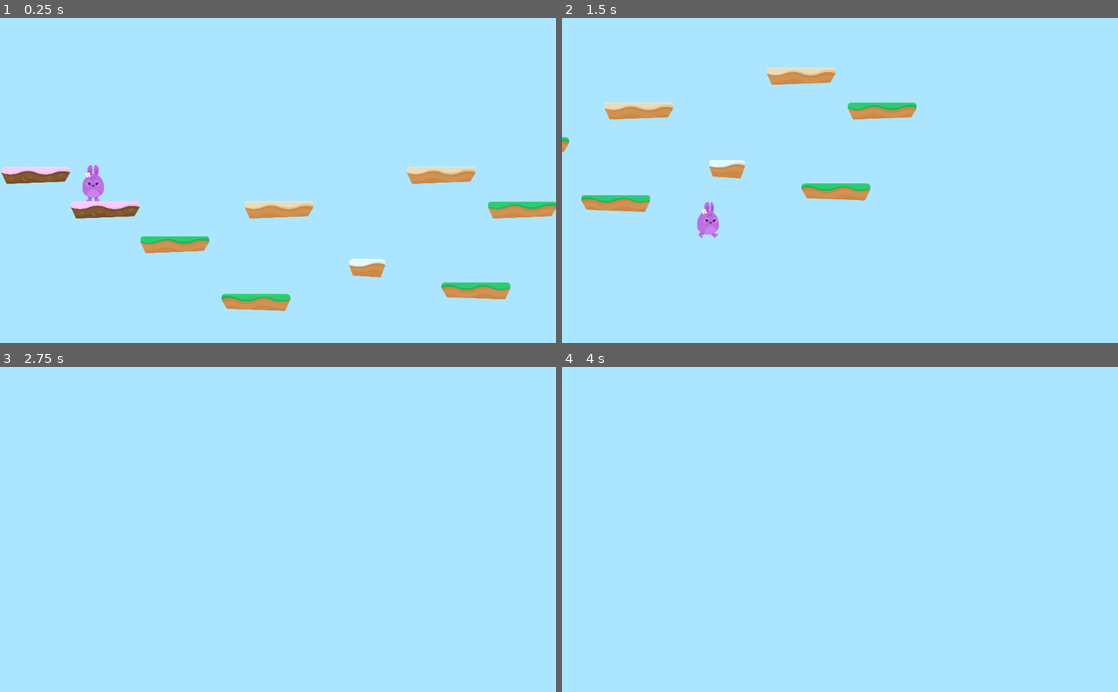
Above: before the commit, frames 1-4 (two rows, left to right).
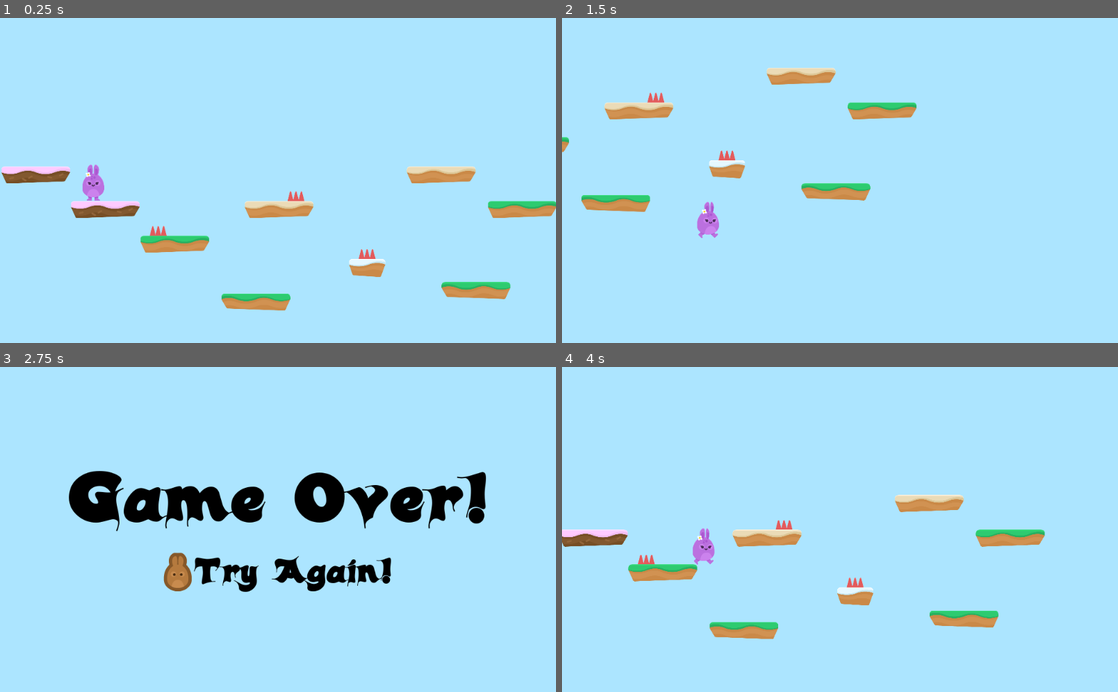
Above: after the commit, the same moments.

Repository: kiaplayer/HoppyDays
Game: Godot game, scene res://Scenes/Levels/Level1.tscn
Two runs of this game, one before a commit and one after it. Both use one fixed random seed, a clock stepped at 60 frames per second and the inputs below.
Inputs (mouse positions are in pixels of both pictures, inside the frame that each line leads up to):
- Up to frame 1 (0.25 s): no input
- Up to frame 2 (1.5 s): hold D (right) from 0.53 s (still down); tap W (jump) at 0.77 s
- Up to frame 3 (2.75 s): tap W (jump) at 1.52 s; release D (right) at 2.03 s; hold A (left) from 2.03 s (still down)
- Up to frame 4 (4 s): release A (left) at 2.75 s; click (739, 575) at 2.77 s; hold D (right) from 3.53 s (still down); tap W (jump) at 3.77 s

The runs differ from the first frame. In frame 1, 0.9% of the frame differs, in the area x 0-100%, y 45-91%; in frame 2, 0.1%; in frame 3, 8.2%, in the area x 12-88%, y 31-70%; in frame 4, 4.9%.

Commit message:
Game over

Diff:
--- /dev/null
+++ b/Hazards/Hazards.gd
@@ -0,0 +1,6 @@
+extends Area2D
+
+
+
+func _on_SpikeTop_body_entered(body):
+	body.hurt()
--- /dev/null
+++ b/Hazards/SpikeTop.gd
@@ -0,0 +1 @@
+extends Area2D
--- /dev/null
+++ b/Hazards/SpikeTop.tscn
@@ -0,0 +1,17 @@
+[gd_scene load_steps=3 format=2]
+
+[ext_resource path="res://GFX/Environment/spikes_top.png" type="Texture" id=1]
+[ext_resource path="res://Hazards/Hazards.gd" type="Script" id=2]
+
+[node name="SpikeTop" type="Area2D"]
+modulate = Color( 1, 0.380392, 0.380392, 1 )
+collision_layer = 4
+script = ExtResource( 2 )
+
+[node name="Sprite" type="Sprite" parent="."]
+texture = ExtResource( 1 )
+
+[node name="CollisionPolygon2D" type="CollisionPolygon2D" parent="."]
+visible = false
+polygon = PoolVector2Array( -46.9334, 26.9438, -33.4844, -26.7806, 32.7591, -26.9952, 47.0665, 26.8723 )
+[connection signal="body_entered" from="." to="." method="_on_SpikeTop_body_entered"]
--- /dev/null
+++ b/Scenes/Levels/GameOver.gd
@@ -0,0 +1,4 @@
+extends Control
+
+func _on_RestartButton_pressed():
+	get_tree().change_scene("res://Scenes/Levels/Level1.tscn")
--- /dev/null
+++ b/Scenes/Levels/GameOver.tscn
@@ -0,0 +1,73 @@
+[gd_scene load_steps=7 format=2]
+
+[ext_resource path="res://GFX/Background/bg_layer1.png" type="Texture" id=1]
+[ext_resource path="res://Fonts/candles_.ttf" type="DynamicFontData" id=2]
+[ext_resource path="res://GFX/HUD/lifes.png" type="Texture" id=3]
+[ext_resource path="res://Scenes/Levels/GameOver.gd" type="Script" id=4]
+
+[sub_resource type="DynamicFont" id=1]
+size = 128
+use_filter = true
+font_data = ExtResource( 2 )
+
+[sub_resource type="DynamicFont" id=2]
+size = 64
+font_data = ExtResource( 2 )
+
+[node name="GameOver" type="Control"]
+anchor_right = 1.0
+anchor_bottom = 1.0
+script = ExtResource( 4 )
+__meta__ = {
+"_edit_use_anchors_": false
+}
+
+[node name="TextureRect" type="TextureRect" parent="."]
+anchor_right = 1.0
+anchor_bottom = 1.0
+texture = ExtResource( 1 )
+expand = true
+
+[node name="CenterContainer" type="CenterContainer" parent="TextureRect"]
+anchor_right = 1.0
+anchor_bottom = 1.0
+__meta__ = {
+"_edit_use_anchors_": false
+}
+
+[node name="VBoxContainer" type="VBoxContainer" parent="TextureRect/CenterContainer"]
+margin_left = 125.0
+margin_top = 175.0
+margin_right = 898.0
+margin_bottom = 425.0
+
+[node name="Label" type="Label" parent="TextureRect/CenterContainer/VBoxContainer"]
+margin_right = 773.0
+margin_bottom = 164.0
+custom_fonts/font = SubResource( 1 )
+custom_colors/font_color = Color( 0, 0, 0, 1 )
+text = "Game Over!"
+
+[node name="HBoxContainer" type="HBoxContainer" parent="TextureRect/CenterContainer/VBoxContainer"]
+margin_top = 168.0
+margin_right = 773.0
+margin_bottom = 250.0
+alignment = 1
+
+[node name="RestartButton" type="TextureButton" parent="TextureRect/CenterContainer/VBoxContainer/HBoxContainer"]
+margin_left = 176.0
+margin_right = 228.0
+margin_bottom = 82.0
+texture_normal = ExtResource( 3 )
+__meta__ = {
+"_edit_use_anchors_": false
+}
+
+[node name="Label" type="Label" parent="TextureRect/CenterContainer/VBoxContainer/HBoxContainer"]
+margin_left = 232.0
+margin_right = 596.0
+margin_bottom = 82.0
+custom_fonts/font = SubResource( 2 )
+custom_colors/font_color = Color( 0, 0, 0, 1 )
+text = "Try Again!"
+[connection signal="pressed" from="TextureRect/CenterContainer/VBoxContainer/HBoxContainer/RestartButton" to="." method="_on_RestartButton_pressed"]
--- a/Scenes/Levels/Level1.tscn
+++ b/Scenes/Levels/Level1.tscn
@@ -1,17 +1,29 @@
-[gd_scene load_steps=3 format=2]
+[gd_scene load_steps=4 format=2]
 
 [ext_resource path="res://Levels/TileSet.tres" type="TileSet" id=1]
 [ext_resource path="res://Scenes/Player/Player.tscn" type="PackedScene" id=2]
+[ext_resource path="res://Hazards/SpikeTop.tscn" type="PackedScene" id=3]
 
 [node name="Level1" type="Node2D"]
 position = Vector2( -0.000244141, 0 )
 
 [node name="Player" parent="." instance=ExtResource( 2 )]
-position = Vector2( 507.199, 177.997 )
-collision_mask = 2
+position = Vector2( 508.1, 182.502 )
+collision_mask = 6
 
 [node name="TileMap" type="TileMap" parent="."]
 tile_set = ExtResource( 1 )
 collision_layer = 2
 format = 1
 tile_data = PoolIntArray( 131072, 2, 0, 131107, 4, 0, 327686, 2, 0, 327701, 4, 0, 327722, 0, 0, 524300, 0, 0, 655390, 7, 0, 786470, 536870912, 0, 851987, 536870912, 0 )
+
+[node name="Hazards" type="Node" parent="."]
+
+[node name="SpikeTop" parent="Hazards" instance=ExtResource( 3 )]
+position = Vector2( 866.678, 485.46 )
+
+[node name="SpikeTop2" parent="Hazards" instance=ExtResource( 3 )]
+position = Vector2( 1627.82, 293.484 )
+
+[node name="SpikeTop3" parent="Hazards" instance=ExtResource( 3 )]
+position = Vector2( 2020.71, 613.47 )
--- a/Scenes/Player/Player.gd
+++ b/Scenes/Player/Player.gd
@@ -6,6 +6,9 @@
 const GRAVITY = 159
 const UP = Vector2(0, -1)
 const JUMP_SPEED = 3500
+const WORLD_LIMIT = 4000
+
+var lives = 3
 
 signal animate
 
@@ -17,6 +20,8 @@
 	move_and_slide(motion, UP)
 
 func apply_gravity():
+	if (position.y > WORLD_LIMIT):
+		end_game()
 	if is_on_floor():
 		motion.y = 0
 	elif is_on_ceiling():
@@ -38,3 +43,14 @@
 
 func animate():
 	emit_signal("animate", motion)
+
+func end_game():
+	get_tree().change_scene("res://Scenes/Levels/GameOver.tscn")
+
+func hurt():
+	position.y -= 2
+	yield(get_tree(), "idle_frame")
+	motion.y -= JUMP_SPEED
+	lives -= 1
+	if lives <= 0:
+		end_game()
--- a/project.godot
+++ b/project.godot
@@ -46,6 +46,7 @@
 
 2d_render/layer_1="Player"
 2d_render/layer_2="Terrain"
+2d_render/layer_3="Hazards"
 
 [rendering]
 
